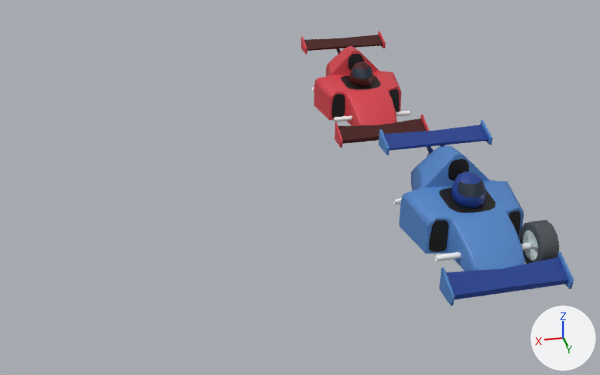
A saved change to the Blender file art/racecars.blend.
Rendered twice from a 50 mm lens placed at (4.66, 9.42, 6.06), pointed at (1.9, -2.12, 0.12). Lighting does not change. The marker at lower right points along +X, +Y and +Z. Mesh edges are drawn as thin lines on the coarser meshes.

The first picture shows 'formula_blue', 'formula_red', 'wheel_fancy'.
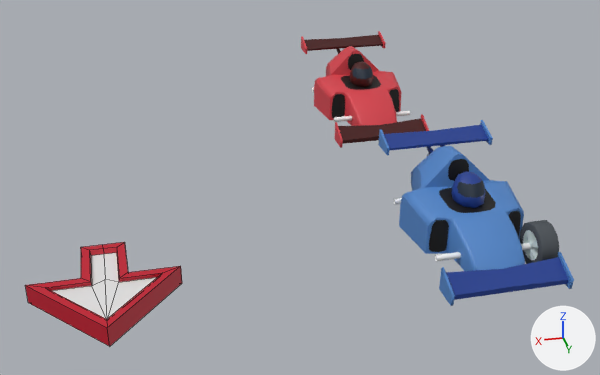
Changed parts and their boxes [x1, y1, x2, y2] in the pictures (600 x 375 px):
'indicator', added: after [25, 242, 182, 346]

What changed in the scene script:
```text
Add img_palette256_png_001:
    img_palette256_png_001 = load_image('palette256.png.001', '../run/data/textures/palette256.png', 32, 32, 'sRGB')
Add mat_palette256:
    mat_palette256 = principled_material('palette256')
    mat_palette256.texture = img_palette256_png_001
Add me_plane:
    me_plane.from_pydata(...)  # 50 vertices, 52 faces; spans x -1.0..1.0, y -1.0..1.0, z -0.14..0.14
    me_plane.materials.append(mat_palette256)  # picture img_palette256_png_001
Add ob_indicator:
    ob_indicator = bpy.data.objects.new('indicator', me_plane)
    ob_indicator.location = (5.0, 0.0, 0.0)
```
